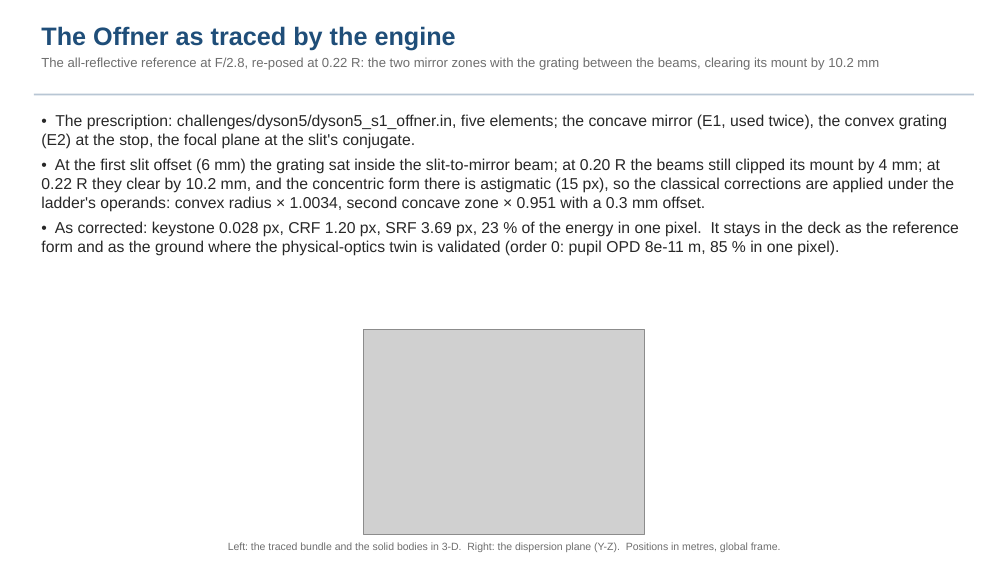
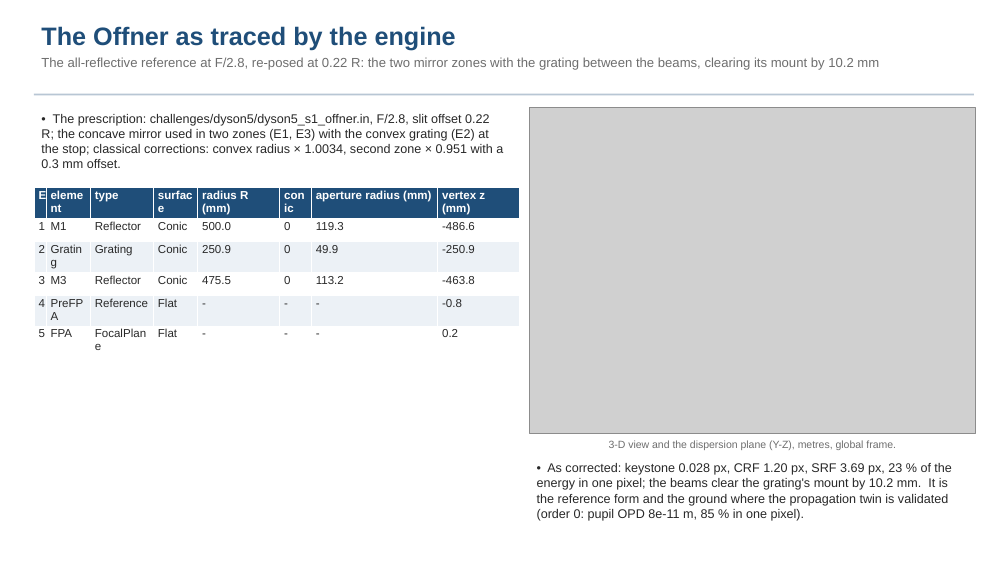
Before and after one commit to nasa-jpl/macos, a slide deck: slide 6 of demo_session/deck_dyson.pptx (slide 5 before the commit). Drawn at 1008x567 pixels with LibreOffice and Linux fonts; fonts in the diff are those of the drawing; grey boxes stand for pictures. Boxes give left, top, right and bottom in pixels: in the first picture for what was removed or moved away, otherwise in the second. Text is boxed around its words. In the diff, an @@ line names an element or a change of style, - is before the commit and + after.

```diff
--- a/demo_session/deck_dyson.pptx
+++ b/demo_session/deck_dyson.pptx
@@ text at box(41, 114, 503, 168): text changed; size 15 to 12 pt @@
-• The prescription: challenges/dyson5/dyson5_s1_offner.in, five elements; the concave mirror (E1, used twice), the convex grating (E2) at the stop, the focal plane at the slit's conjugate.
-• At the first slit offset (6 mm) the grating sat inside the slit-to-mirror beam; at 0.20 R the beams still clipped its mount by 4 mm; at 0.22 R they clear by 10.2 mm, and the concentric form there is astigmatic (15 px), so the classical corrections are applied under the ladder's operands: convex radius × 1.0034, second concave zone × 0.951 with a 0.3 mm offset.
-• As corrected: keystone 0.028 px, CRF 1.20 px, SRF 3.69 px, 23 % of the energy in one pixel. It stays in the deck as the reference form and as the ground where the physical-optics twin is validated (order 0: pupil OPD 8e-11 m, 85 % in one pixel).
+• The prescription: challenges/dyson5/dyson5_s1_offner.in, F/2.8, slit offset 0.22 R; the concave mirror used in two zones (E1, E3) with the convex grating (E2) at the stop; classical corrections: convex radius × 1.0034, second zone × 0.951 with a 0.3 mm offset.
@@ picture: place and size @@
-picture at box(364, 330, 644, 535)
+picture at box(529, 107, 975, 433)
@@ table added at box(34, 188, 514, 341), 6 rows, 8 columns @@
+E | element | type | surface | radius R (mm) | conic | aperture radius (mm) | vertex z (mm)
+1 | M1 | Reflector | Conic | 500.0 | 0 | 119.3 | -486.6
+2 | Grating | Grating | Conic | 250.9 | 0 | 49.9 | -250.9
+3 | M3 | Reflector | Conic | 475.5 | 0 | 113.2 | -463.8
+4 | PreFPA | Reference | Flat | - | - | - | -0.8
+5 | FPA | FocalPlane | Flat | - | - | - | 0.2
@@ text at box(609, 440, 896, 450): text changed @@
-Left: the traced bundle and the solid bodies in 3-D. Right: the dispersion plane (Y-Z). Positions in metres, global frame.
+3-D view and the dispersion plane (Y-Z), metres, global frame.
@@ text added at box(537, 463, 951, 521), 12 pt, text #282828 @@
+• As corrected: keystone 0.028 px, CRF 1.20 px, SRF 3.69 px, 23 % of the energy in one pixel; the beams clear the grating's mount by 10.2 mm. It is the reference form and the ground where the propagation twin is validated (order 0: pupil OPD 8e-11 m, 85 % in one pixel).
```
Also in this commit, not shown: 7 other slides changed, 3 slides added, 1 slide removed, 3 other files.
